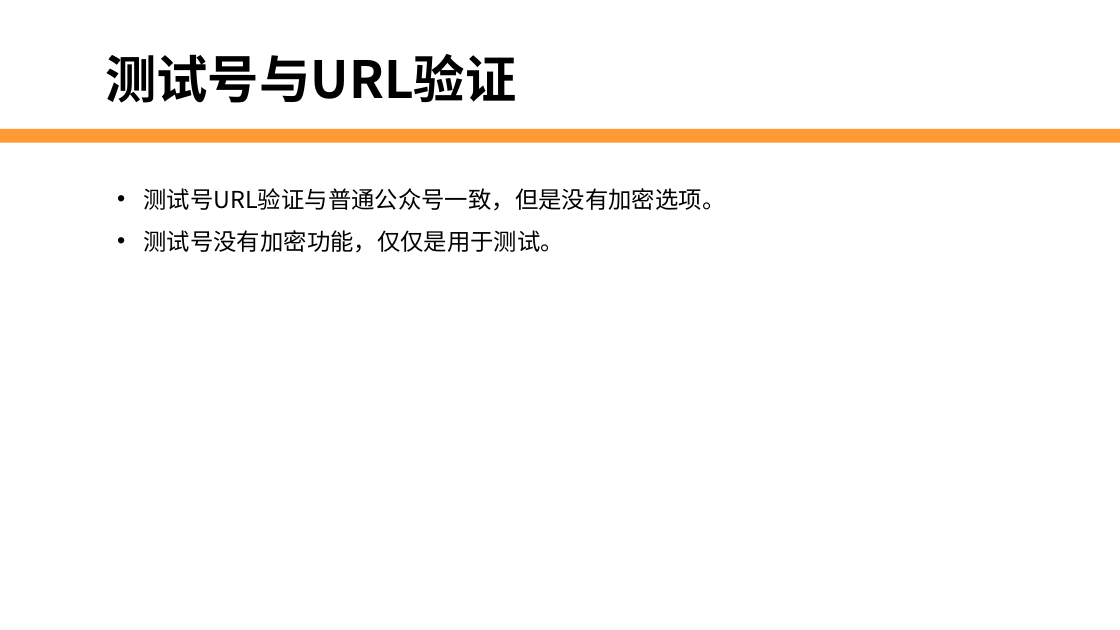
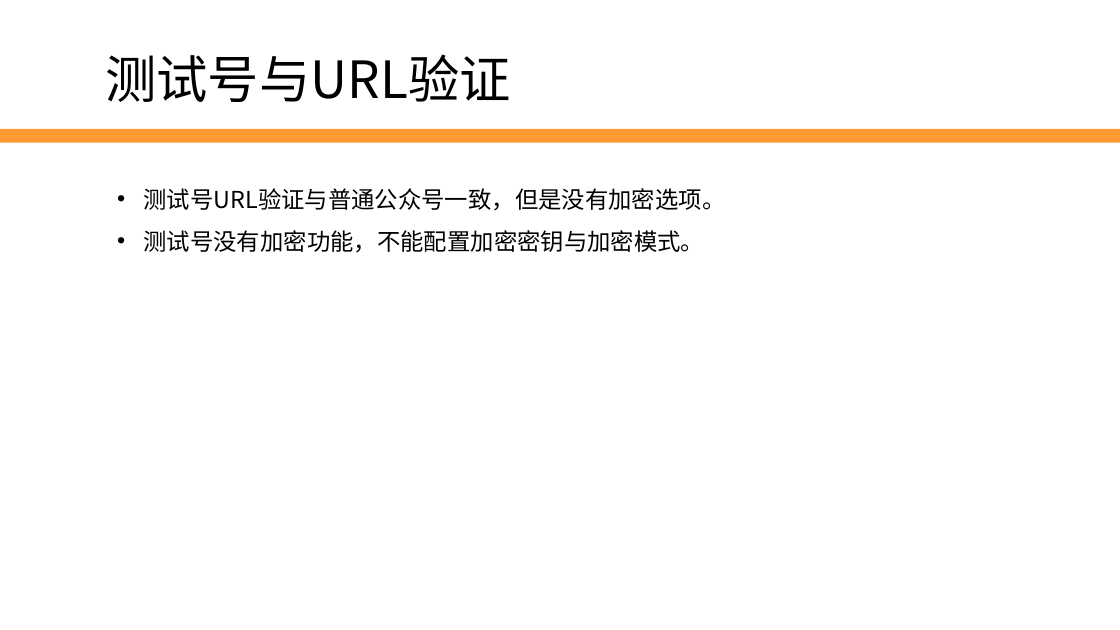
Before and after one commit to edu2act/2017-2018_1st_Wechat_Web_Programming, a slide deck: slide 8 of 第5讲 自定义菜单.pptx (slide 7 before the commit). Drawn at 1120x630 pixels with LibreOffice and Linux fonts; fonts in the diff are those of the drawing; background and template pictures are left out. Boxes give left, top, right and bottom in pixels: in the first picture for what was removed or moved away, otherwise in the second. Text is boxed around its words. In the diff, an @@ line names an element or a change of style, - is before the commit and + after.

```diff
--- a/第5讲 自定义菜单.pptx
+++ b/第5讲 自定义菜单.pptx
@@ text "测试号与URL验证" at box(105, 54, 511, 102): bold off @@
@@ text at box(143, 230, 704, 253): text changed @@
-• 测试号没有加密功能，仅仅是用于测试。
+• 测试号没有加密功能，不能配置加密密钥与加密模式。
```
Also in this commit, not shown: 12 other slides changed, 6 slides added, 8 slides removed, 3 other files.
